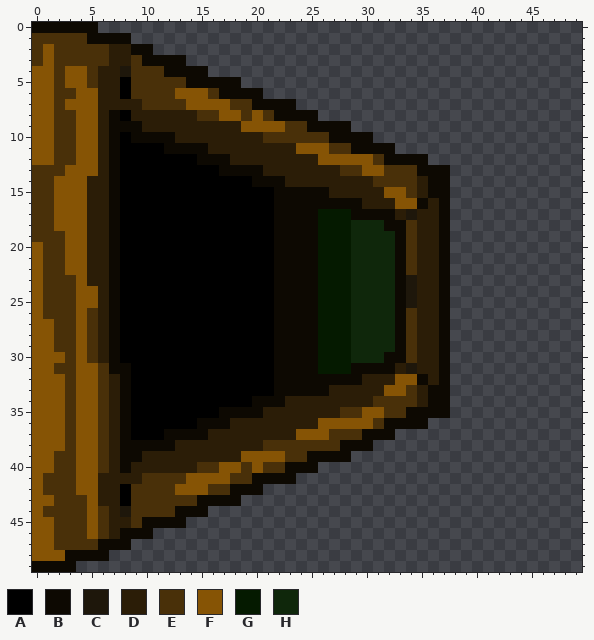
Pixel-art sprite: assets/leftDoor.png. The picture above is the old version.
The file is 50x50 pixels. Colours within 5 levels of each other are drawn and written as one.
Palette (. is transparent): A #000000  B #0d0902  C #1e170b  D #2b1d07  E #493009  F #865405  G #051a00  H #0f270b
Pixels before (only the part around the change), first column x 0:
 0 BBBBBB.....................................
 1 EEEEEBBBB..................................
 2 EFEEEEEDDBB................................
 3 EFEEEEEDDEBBBB.............................
 4 FFEFFEDDCEEEBBBB...........................
 5 FFEFFEDDAEEEEEBBBBB........................
 6 FFEEFFDDAEEEEFFFEBBBB......................
 7 FFEFFFDDDDEEEEFFFFEEBBBB...................
 8 FFEEFFDBADDDDDDEEFFEFEBBBB.................
 9 FFEEFFDBBBDDDDDDDDDFFFFEEBBBB..............
10 FFEEFFDBABBBBDDDDDDDDEEEEEEBBBB............
11 FFEEFFDBAAAABBBBDDDDDDDDFFFEEBBBB..........
12 FFEEFFDBAAAAAAABBBDDDDDDDDFFFFFEBBBB.......
13 EEEFFFDBAAAAAAAAABBBBDDDDDDDEEFFEEEBBB.....
14 EEFFFDDBAAAAAAAAAAAABBBDDDDDDDDEEEEDBB.....
15 EEFFFDDBAAAAAAAAAAAAAABBBBBDDDDDFFEDBB.....
16 EEFFFDDBAAAAAAAAAAAAAABBBBBBBBDDDFFBDB.....
17 EEFFFDDBAAAAAAAAAAAAAABBBBGGGBBBBDCDDB.....
18 EEFFFDDBAAAAAAAAAAAAAABBBBGGGHHHBBEDDB.....
19 EEEFFDDBAAAAAAAAAAAAAABBBBGGGHHHHBEDDB.....
20 FEEFFDDBAAAAAAAAAAAAAABBBBGGGHHHHBEDDB.....
21 FEEFFDDBAAAAAAAAAAAAAABBBBGGGHHHHBEDDB.....
22 FEEFFDDBAAAAAAAAAAAAAABBBBGGGHHHHBEDDB.....
23 FEEEFDDBAAAAAAAAAAAAAABBBBGGGHHHHBCDDB.....
24 FEEEFFDBAAAAAAAAAAAAAABBBBGGGHHHHBCDDB.....
25 FEEEFFDBAAAAAAAAAAAAAABBBBGGGHHHHBCDDB.....
26 FEEEFEDBAAAAAAAAAAAAAABBBBGGGHHHHBEDDB.....
27 FFEEFEDBAAAAAAAAAAAAAABBBBGGGHHHHBEDDB.....
28 FFEEFEDBAAAAAAAAAAAAAABBBBGGGHHHHBEDDB.....
29 FFEEFEDBAAAAAAAAAAAAAABBBBGGGHHHHBEDDB.....
30 FFFEFEDBAAAAAAAAAAAAAABBBBGGGHHHBBEDDB.....
31 FFEEFFEBBAAAAAAAAAAAAABBBBGGGBBBBDCDDB.....
32 FFFEFFEDBAAAAAAAAAAAAABBBBBBBBDDDFFBDB.....
33 FFFEFFEDBAAAAAAAAAAAAABBBBBDDDDDFFEDBB.....
34 FFFEFFEDBAAAAAAAAAAABBBDDDDDDDDEEEEDBB.....
35 FFFEFFEDBAAAAAAAABBBBDDDDDDDEEFFEEBBBB.....
36 FFFEFFEDBAAAAAABBBDDDDDDDDFFFFFEBBBB.......
37 FFFEFFEDBAAABBBBDDDDDDDDFFFEEEBBB..........
38 FFFEFFEDBBBBBDDDDDDDDEEEEEEEBBB............
39 FFEEFFEDBBDDDDDDDDDFFFFEEBBBB..............
40 FFEEFFEDBDDDDDDEEFFEFEEBBB.................
41 FEEEFFDDDDEEEEFFFFEEBBBB...................
42 FEEEFFDDAEEEEFFFEEBBB......................
43 FFEEEFDDAEEEEEEBBBB........................
44 FEEEEFEDCEEEEBBB...........................
45 FFEEEFEDDEBBBB.............................
46 FFEEEFEDBBB................................
47 FFEEEEBBB..................................
48 FFFBBBB....................................
49 BBBB.......................................
The same view after the edit:
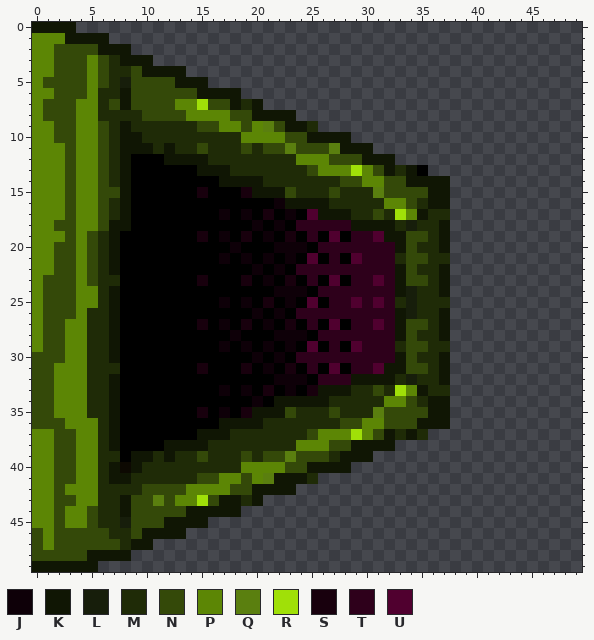
Colours new in this view: J #0e0008  K #101604  L #171e0b  M #1f2b07  N #344909  P #5c8605  Q #5a7f0f  R #a0e008  S #18000d  T #2e001b  U #50002f
The edit:
Changed rows in their new state; - is an unchanged pixel.
first column x 0:
 0 KKKK..--------------------------------
 1 PPPKKKK..-----------------------------
 2 PPNNNNKKK..---------------------------
 3 PPNNNPNMKKK...------------------------
 4 PPNNNPNMMNKKKK..----------------------
 5 PNNNNPNMLNNNNKKK...-------------------
 6 PPNNNPMMKNNNNNNKKKK..-----------------
 7 PNNNPPMNKNNNNPPRNNKMK...--------------
 8 PNNNPPMMMMNNNNPPPPNNKKKK..------------
 9 PPNNPPNMKMMMMMMNNPPNPQNKKM...---------
10 PPNNPPNMKKMMMMMMMMMPPPPNNKKKK..-------
11 PPPNPPNMKKKMKMMNMMMNMNNQNNNQKKK..-----
12 PPPNPPNMK---KKKKMMMMMMMMPPPNNNKKK...--
13 PPPNPPNMK------KKKMMMMMMMNPPPRPNKMKA..
14 PPPNPPNMK--------KKKKMMMMMMMNNPPNNKKKK
15 PPPNPPNNK------S---SKKKNMMMNMMMQNNNNKK
16 PPPNPPNMK-------------JKKKKMMMMMPPNMKK
17 PPPNPPNMK--------J-J-SAJAUKKKMMNMRPKMM
18 PPNNPPNKK-----------J-JATTTTTKKKKMLMMK
19 PPPNPNMK-------S-J-S-JASATAUATTUKKNNMK
20 PPNNPNMK----------J---JJJATTTTTTTKNMMK
21 PPNNPNMK---------J-J-JAJAUATAUTTTMNNMM
22 PPNNPNMK------------J-JATTTTTTTTTKNMMK
23 PNNNPNMM-------S---S-JASATAUATTUTKNNMK
24 PNNNPPMK--------------JJJATTTTTTTKLMMK
25 PNNNPPMK---------J-J-SAJAUATTUTUTMLMMM
26 PNNNPMMK------------J-JATTTTTTTTTKLMMK
27 PNNPPMMK-------S-J-S-JASATAUATTUTKNNMK
28 PNNPPMMK----------J---JJJATTTTTTTKNMMK
29 PNNPPMMK---------J-J-JAJAUATAUTTTMNNMM
30 NNNPPMMK------------J-JATTTTTTTTTKNMMK
31 NNPPPMMMA------S---S-JASATAUATTUKKNNMK
32 NNPPPMMKA-------------JJJATTTKKKKMLMMK
33 NNPPPMMKA--------J-J-SAJASKKKMMNMRPKMM
34 NNPPPMMKA-----------JAKKKKKMMMMMPPNMKK
35 NNPPPMMKA------S-JASKKKNMMMNMMMQNNNNKK
36 NNNPPPMKA------AAKKKKMMMMMMMNNPPNNNKKK
37 PPNNPPMKA---AAAKKKMMMMMMMNPPPRPNKMKM--
38 PPNNPPMKAAAAKKKKMMMMMMMMPPPNNKKKK-----
39 PPNNPPMMAKKMKMMNMMMNMNNQNNNMKKK-------
40 PPNNPPMK-KMMMMMMMMMPPPPNNKKKK---------
41 PPNNPPMKKMMMMMMNNPPNPQKKKM------------
42 PPNPPPMMMMNNNNPPPPNNKKKK--------------
43 PPNNPPMMKNNQNPPRNKKMK-----------------
44 PPNPPNMMKNNNNNKKKKK-------------------
45 PPNPPNMMLNNNKKKK----------------------
46 NPNNNNNMMNKKKK------------------------
47 NPNNNNNNMKK---------------------------
48 NNNNNKKKK-----------------------------
49 KKKKKK--------------------------------
